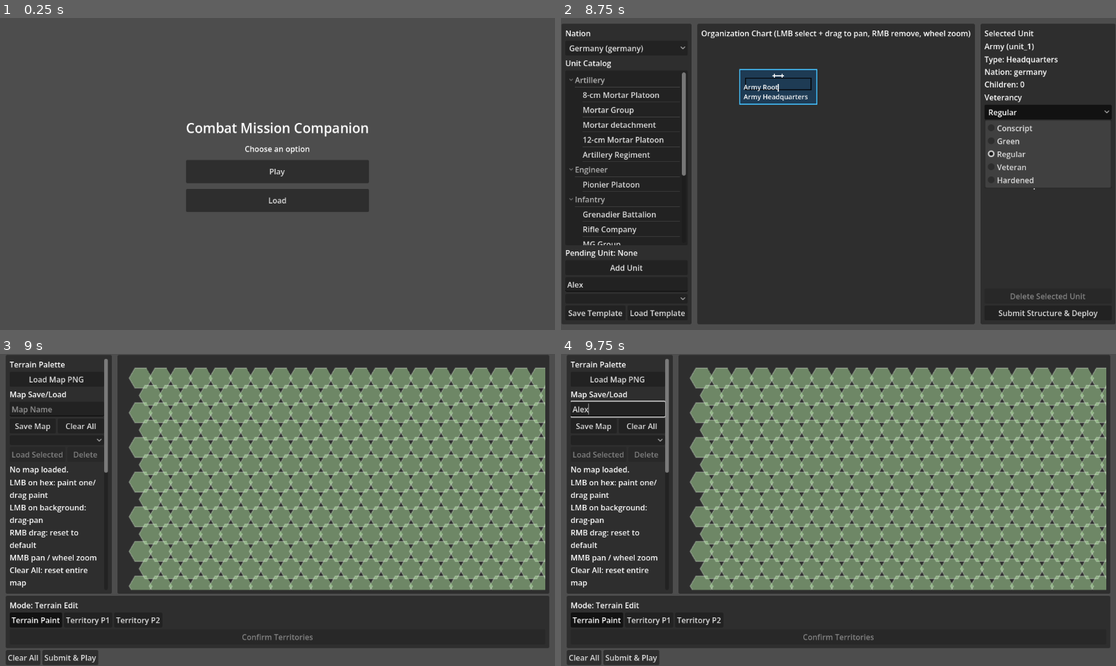
Above: before the commit, frames 1-4 (two rows, left to right).
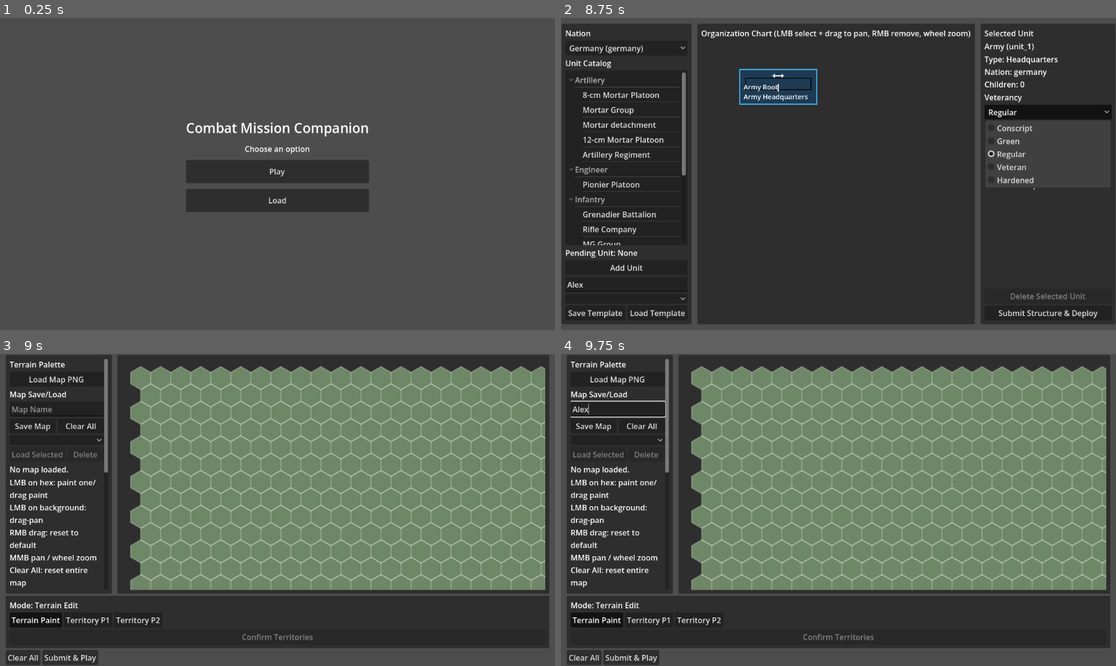
Above: after the commit, the same moments.

Repository: cpt-miche/Combat-Mission-Companion
Game: Godot game, scene res://scenes/Main.tscn
Same seed, same stepped clock (60 frames per second), same inputs: the game is played once before the commit and once after it.
Inputs (mouse positions are in pixels of both pictures, inside the frame that each line leads up to):
- Up to frame 1 (0.25 s): no input
- Up to frame 2 (8.75 s): click "Play" at 0.5 s; click "Play" at 1.25 s; click "Play as Germans" at 2 s; click "New Map" at 2.75 s; click "New Map" at 3.5 s; click "Continue" at 4.25 s; click (627, 283) at 5.02 s; type "Alex" at 5.1 s; click "Germany (germany)" at 5.75 s; click "Add Unit" at 6.5 s; click (627, 298) at 7.25 s; click "Regular" at 8 s
- Up to frame 3 (9 s): click "Submit Structure & Deploy" at 8.75 s
- Up to frame 4 (9.75 s): click (616, 410) at 9.52 s; type "Alex" at 9.6 s

Frames 1-2 are identical in both runs. In frame 3, 8.3% of the frame differs, in the area x 23-99%, y 3-76%; in frame 4, 8.3%.

Commit message:
Fix hex corner orientation for pointy-top spacing

Diff:
--- a/scripts/ui/map_setup/HexMapView.gd
+++ b/scripts/ui/map_setup/HexMapView.gd
@@ -291,7 +291,7 @@
 func _hex_corners_world(center: Vector2) -> PackedVector2Array:
 	var points := PackedVector2Array()
 	for i in range(6):
-		var angle := deg_to_rad(60.0 * i)
+		var angle := deg_to_rad(60.0 * i + 30.0)
 		points.append(center + Vector2(cos(angle), sin(angle)) * hex_size)
 	return points
 
